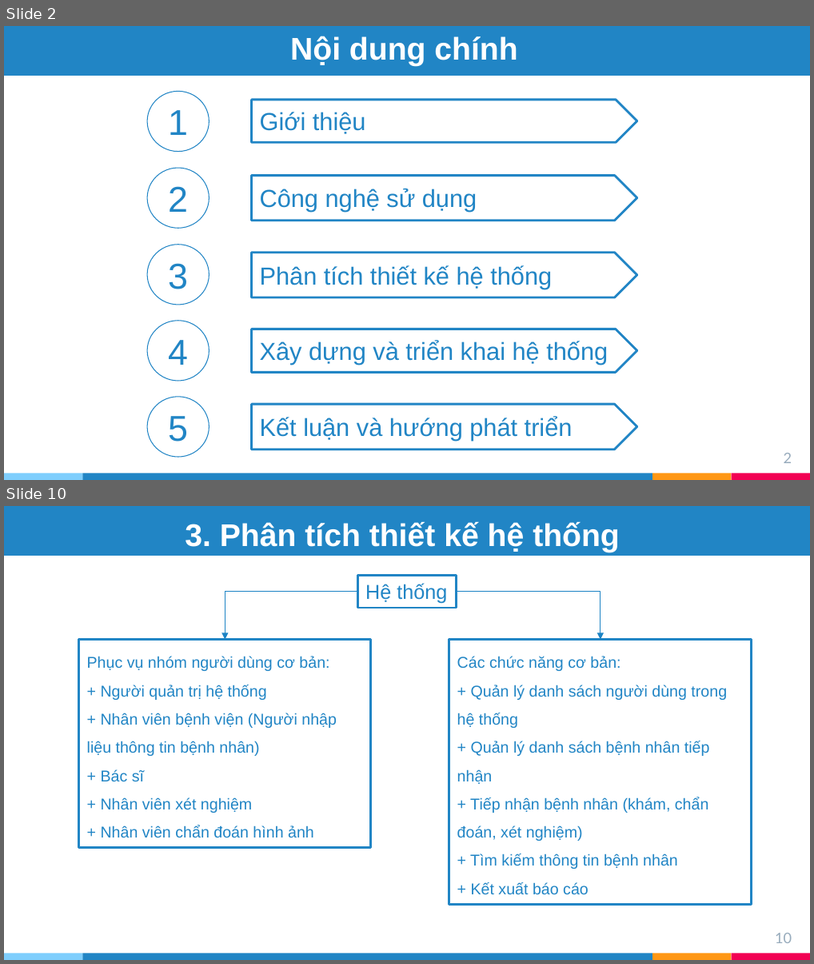
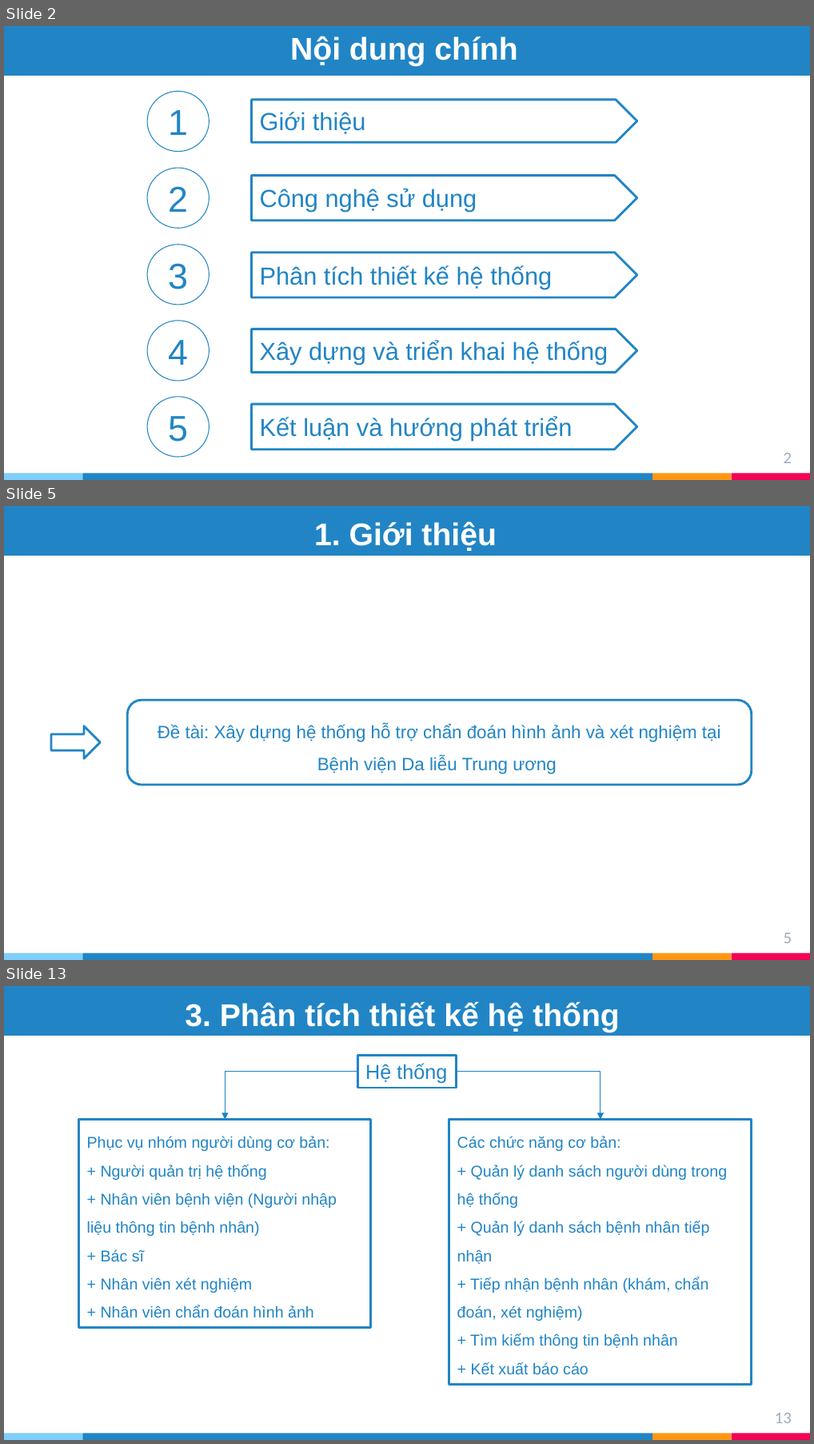
Before and after one commit to tranphuongthao2405/finalproject, a slide deck: report/slide ĐATN - Trần Phương Thảo - 20173383.pptx. Shown one above the other, each under a label of ours: slides 2 and 10 before the commit, slides 2, 5 and 13 after it; the slides between them are not shown. The pictures are 814x964 and 814x1444 pixels, drawn with LibreOffice and Linux fonts; fonts in the diff are those of the drawing. Boxes give left, top, right and bottom in pixels: in the first picture for what was removed or moved away, otherwise in the second. Text is boxed around its words. In the diff, an @@ line names an element or a change of style, - is before the commit and + after.

```diff
--- a/report/slide ĐATN - Trần Phương Thảo - 20173383.pptx
+++ b/report/slide ĐATN - Trần Phương Thảo - 20173383.pptx
@@ slide 5 added at [4, 506, 810, 960], background #FFFFFF; not listed: 4 template elements that a slide beside it also shows @@
@@ rectangle added at [4, 506, 810, 554], fill #2185C5, outline #2185C5 2 pt @@
@@ title added at [314, 521, 496, 551], 28 pt, text #FFFFFF, bold @@
+1. Giới thiệu
@@ rounded rectangle added at [127, 700, 751, 784], fill #FFFFFF, outline #2185C5 2 pt, 16 pt, text #2185C5 @@
+Đề tài: Xây dựng hệ thống hỗ trợ chẩn đoán hình ảnh và xét nghiệm tại Bệnh viện Da liễu Trung ương
@@ right arrow added at [51, 726, 101, 759], fill #FFFFFF, outline #2185C5 2 pt @@
@@ page number added at [784, 932, 793, 943], 13 pt, text #97ABBC @@
+5
@@ what was slide 10 is now slide 13 @@
@@ page number at [775, 1412, 792, 1423]: text changed @@
-10
+13
```
Also in this commit, not shown: 10 slides changed, 3 other slides added, 2 slides removed, 1 other file.
